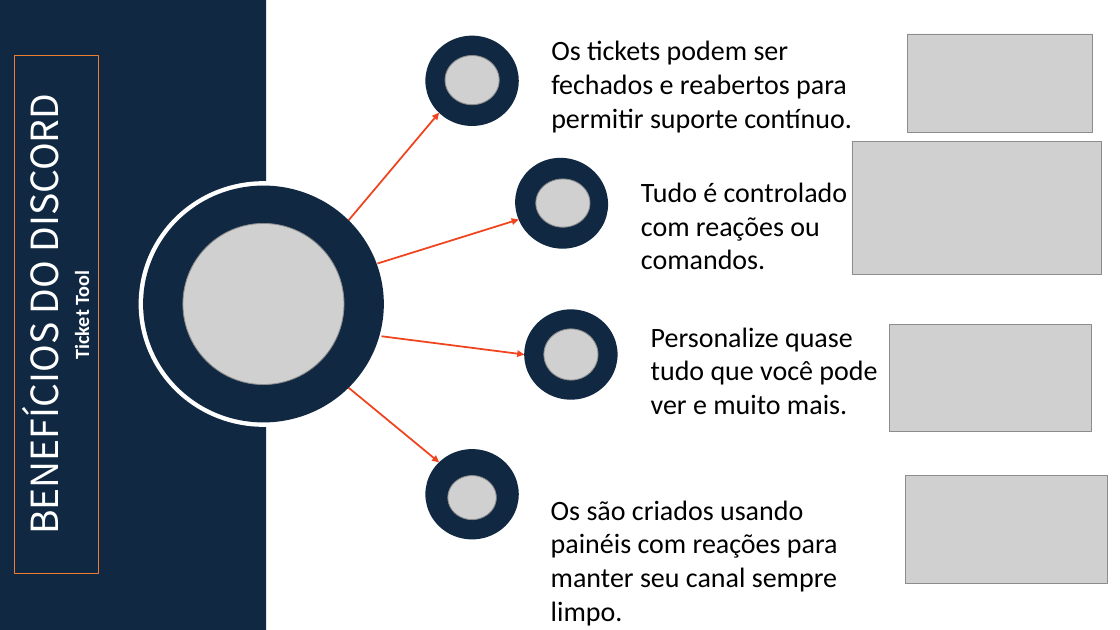
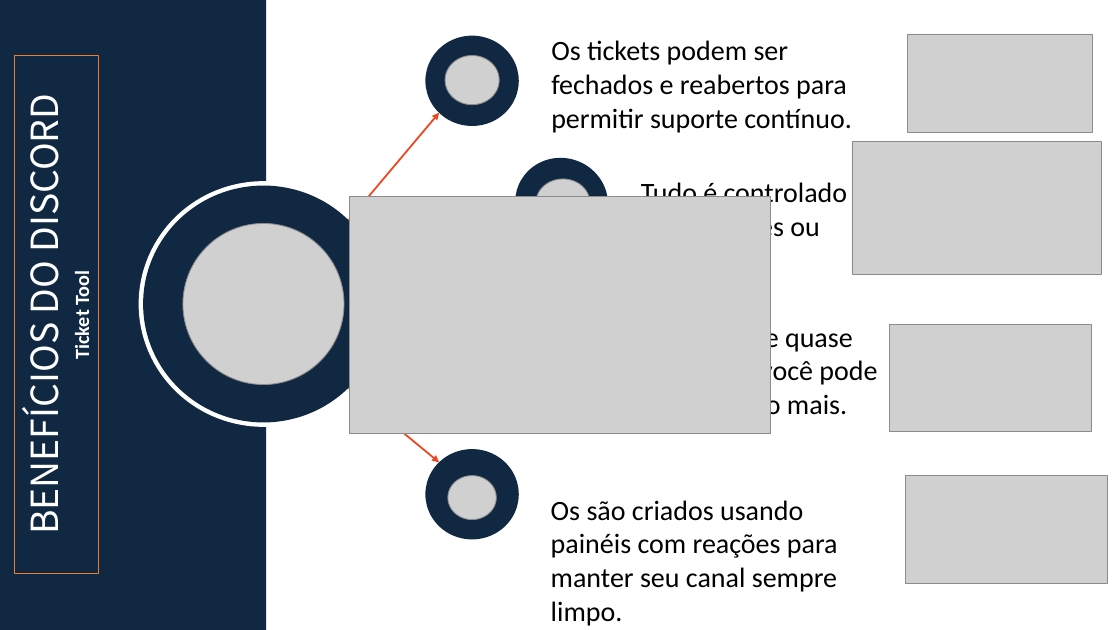
Before and after one commit to BandTec/grupo-05-adsa-20201, a slide deck: slide 8 of Supervisor 3.pptx. Drawn at 1120x630 pixels with LibreOffice and Linux fonts; fonts in the diff are those of the drawing; grey boxes stand for pictures. Boxes give left, top, right and bottom in pixels: in the first picture for what was removed or moved away, otherwise in the second. Text is boxed around its words. In the diff, an @@ line names an element or a change of style, - is before the commit and + after.

Commit message:
PPT

```diff
--- a/Supervisor 3.pptx
+++ b/Supervisor 3.pptx
@@ picture added at (350, 197, 770, 433) @@
@@ arrow removed from (377, 264) to (518, 219) @@
@@ ellipse removed at (524, 309, 618, 400) @@
@@ picture removed at (544, 329, 597, 381) @@
@@ arrow removed from (381, 336) to (524, 355) @@
```
Also in this commit, not shown: 1 other slide changed, 1 slide added.
